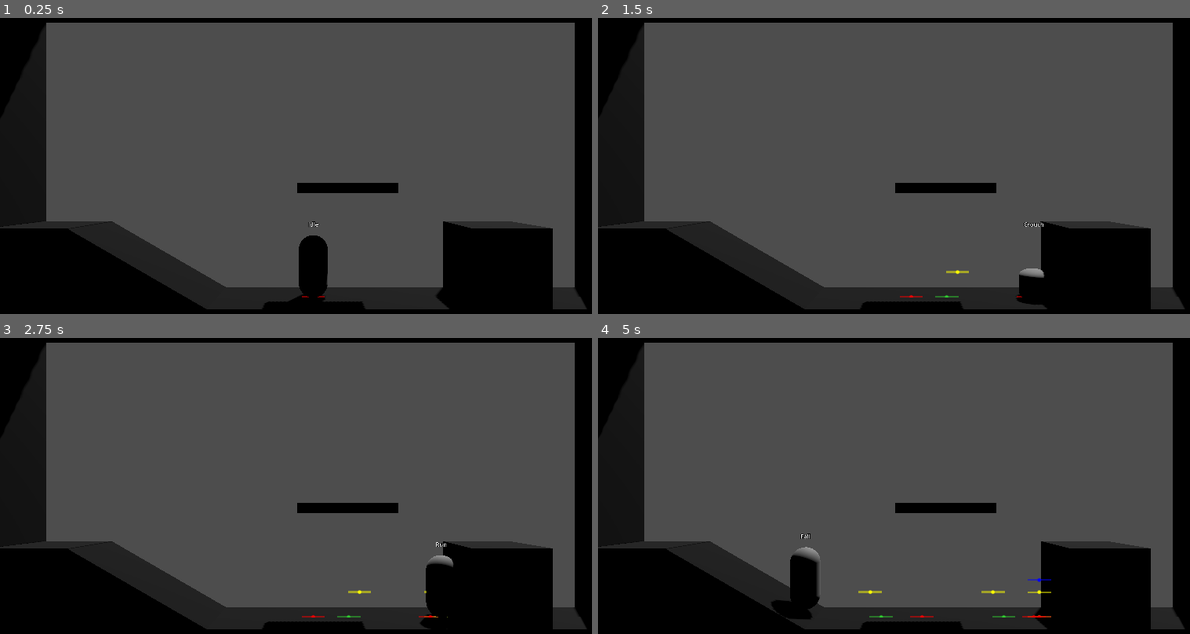
Above: before the commit, frames 1-4 (two rows, left to right).
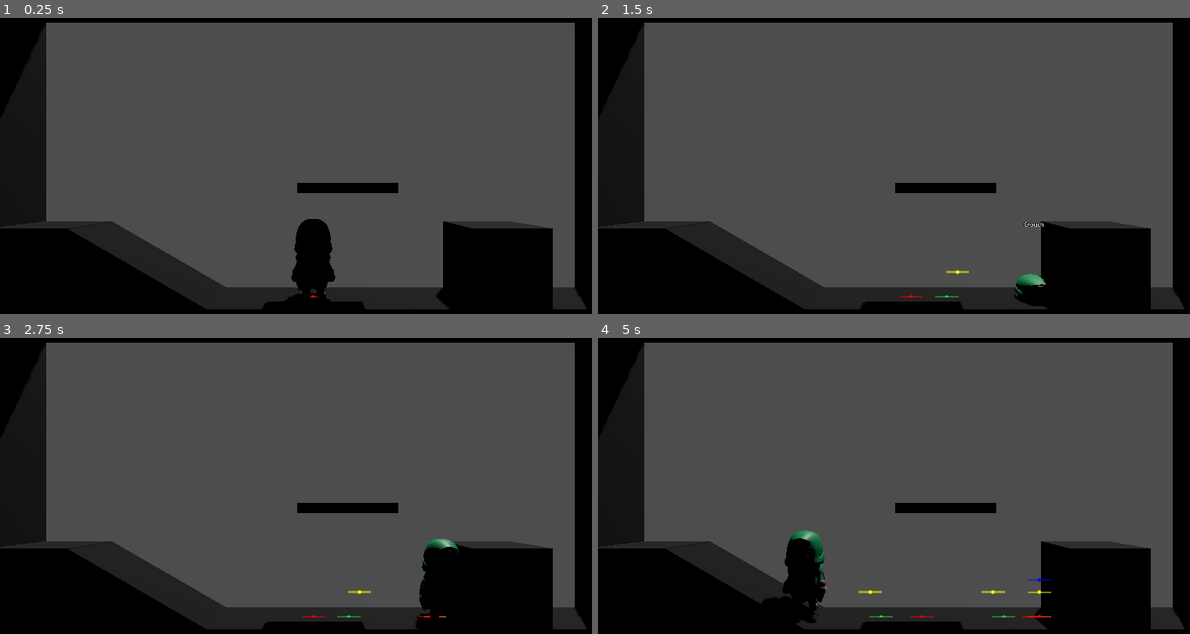
Above: after the commit, the same moments.

Repository: CaptainTiki/CastleMegaTroid
Game: Godot game, scene res://playground.tscn
Two runs of this game, one before a commit and one after it. Both use one fixed random seed, a clock stepped at 60 frames per second and the inputs below.
Inputs:
- Up to frame 1 (0.25 s): no input
- Up to frame 2 (1.5 s): tap Enter at 0.5 s; hold D (right) 0.53-1.28 s; tap Space (jump) at 0.77 s; hold S (down) from 1.28 s (still down)
- Up to frame 3 (2.75 s): tap Space (jump) at 1.52 s; release S (down) at 2.03 s; hold D (right) from 2.03 s (still down)
- Up to frame 4 (5 s): tap Space (jump) at 2.75, 3.02, 3.77, 4.52 s; release D (right) at 2.78 s; hold W (up) 2.78-3.53 s; hold A (left) from 3.53 s (still down)

The runs differ from the first frame. In frame 1, 0.6% of the frame differs, in the area x 47-57%, y 67-96%; in frame 2, 0.3%; in frame 3, 0.5%; in frame 4, 0.9%, in the area x 27-39%, y 64-97%.

Commit message:
Player Mesh

Diff:
--- /dev/null
+++ b/assets/meshes/characters/player/rogue_character.tscn
@@ -0,0 +1,77 @@
+[gd_scene format=3 uid="uid://d10fy0lg64p4d"]
+
+[ext_resource type="PackedScene" uid="uid://qaawakrrym6y" path="res://assets/meshes/characters/player/Rogue.glb" id="1_80f4b"]
+
+[node name="RogueCharacter" unique_id=1976219135 instance=ExtResource("1_80f4b")]
+
+[node name="Skeleton3D" parent="Rogue" parent_id_path=PackedInt32Array(778246442) index="0" unique_id=1346717605]
+bones/0/rotation = Quaternion(-8.557133e-09, 1.2043154e-07, -2.0610973e-15, 1)
+bones/1/position = Vector3(-4.9991875e-22, 0.38535658, 1.7091768e-15)
+bones/1/rotation = Quaternion(0.0037687607, 0.043157466, 0.00016280681, 0.99906117)
+bones/1/scale = Vector3(0.9999999, 1, 0.9999999)
+bones/2/position = Vector3(0.17094508, 0.11358722, 2.4869003e-08)
+bones/2/rotation = Quaternion(0.98980224, 0.057665177, 0.07128227, 0.10901876)
+bones/2/scale = Vector3(0.99999994, 0.9999997, 1.0000013)
+bones/3/position = Vector3(3.4207986e-08, 0.22707759, 2.0907809e-09)
+bones/3/rotation = Quaternion(0.32196084, 7.125533e-08, -2.1633944e-07, 0.9467531)
+bones/3/scale = Vector3(1.0000004, 0.9999999, 1)
+bones/4/position = Vector3(-7.916243e-09, 0.14943704, -1.6324579e-08)
+bones/4/rotation = Quaternion(-0.5626847, -0.112537846, 0.047439866, 0.8176006)
+bones/4/scale = Vector3(1.0000002, 1.0000007, 0.9999993)
+bones/5/position = Vector3(1.5022067e-08, 0.16565005, -4.955892e-09)
+bones/5/rotation = Quaternion(-1.0176625e-06, 0.9202346, -0.39136732, 4.161447e-07)
+bones/5/scale = Vector3(1.0000001, 0.9999975, 1.0000027)
+bones/6/position = Vector3(-0.17094508, 0.11358734, 3.3676066e-09)
+bones/6/rotation = Quaternion(0.9954684, -0.030872757, 0.031062933, 0.08440764)
+bones/6/scale = Vector3(0.9999998, 0.9999997, 1.0000012)
+bones/7/position = Vector3(-9.590471e-09, 0.22707748, -1.4257818e-08)
+bones/7/rotation = Quaternion(0.33251077, -7.341192e-08, 2.3272982e-07, 0.9430995)
+bones/7/scale = Vector3(1, 0.9999998, 1)
+bones/8/position = Vector3(1.6356344e-08, 0.14943703, 7.0378268e-09)
+bones/8/rotation = Quaternion(-0.5911711, 0.11402479, -0.013704315, 0.7983278)
+bones/8/scale = Vector3(0.99999964, 1.0000006, 0.99999917)
+bones/9/position = Vector3(7.2770354e-09, 0.16565001, 2.4832259e-08)
+bones/9/rotation = Quaternion(-8.931782e-05, 0.9202216, -0.39139768, 2.040913e-05)
+bones/9/scale = Vector3(1.0000002, 0.9999978, 1.0000021)
+bones/10/position = Vector3(1.6653345e-16, 0.1919775, -9.367507e-16)
+bones/10/rotation = Quaternion(0.01081061, 3.1077783e-09, 0.0009357404, 0.99994123)
+bones/10/scale = Vector3(1.0000001, 1, 1.0000001)
+bones/11/position = Vector3(1.1102219e-16, 0.37498778, 3.6567967e-15)
+bones/11/rotation = Quaternion(-0.004543645, 5.208877e-09, -0.0003932904, 0.9999897)
+bones/11/scale = Vector3(0.99999994, 0.9999999, 0.99999994)
+bones/12/position = Vector3(5.783729e-11, 0.26879656, -6.470732e-10)
+bones/12/rotation = Quaternion(-0.010609487, -0.031339996, -0.0005840662, 0.99945235)
+bones/12/scale = Vector3(0.9999998, 1, 0.99999994)
+bones/13/position = Vector3(0.21200737, 0.1341321, 8.9202e-08)
+bones/13/rotation = Quaternion(-0.5386621, -0.10447322, -0.7642807, 0.33882695)
+bones/13/scale = Vector3(0.99999934, 0.99999917, 0.9999999)
+bones/14/position = Vector3(4.2567923e-08, 0.24189734, -3.83609e-08)
+bones/14/rotation = Quaternion(2.3174896e-07, 1.8462687e-08, -0.3758468, 0.9266819)
+bones/14/scale = Vector3(1.0000004, 0.9999998, 1.0000001)
+bones/15/position = Vector3(6.7139125e-09, 0.2600438, -8.199005e-08)
+bones/15/rotation = Quaternion(-2.2764013e-07, -2.6413438e-09, 0.026658095, 0.99964464)
+bones/15/scale = Vector3(1.0000001, 0.99999994, 1)
+bones/16/position = Vector3(2.9802305e-08, 0.073825836, 7.823097e-08)
+bones/16/rotation = Quaternion(-0.220511, -0.3436387, 0.17917986, 0.8950877)
+bones/16/scale = Vector3(0.9999999, 1.0000002, 1.0000004)
+bones/17/position = Vector3(1.4266169e-08, 0.096125074, -0.057500023)
+bones/17/rotation = Quaternion(0.002136484, 0.0021363462, -0.69921845, 0.71490175)
+bones/17/scale = Vector3(1.0000001, 1, 1)
+bones/18/position = Vector3(-0.21200734, 0.13413228, 7.003441e-08)
+bones/18/rotation = Quaternion(-0.5651689, 0.034648046, 0.7289636, 0.3847023)
+bones/18/scale = Vector3(0.99999917, 0.9999989, 1)
+bones/19/position = Vector3(-1.2423668e-07, 0.24189733, -5.22592e-08)
+bones/19/rotation = Quaternion(2.1925695e-07, -6.0397363e-09, 0.38917315, 0.92116475)
+bones/19/scale = Vector3(1.0000002, 0.9999996, 1)
+bones/20/position = Vector3(-5.006051e-08, 0.2600439, -2.8129824e-07)
+bones/20/rotation = Quaternion(-2.391134e-07, -8.223895e-09, -0.026658088, 0.99964464)
+bones/20/scale = Vector3(0.9999998, 0.9999998, 0.9999999)
+bones/21/position = Vector3(2.235176e-08, 0.07382588, -6.332993e-08)
+bones/21/rotation = Quaternion(-0.2109025, 0.38019195, -0.13269714, 0.89071083)
+bones/21/scale = Vector3(0.9999995, 0.99999994, 1.0000005)
+bones/22/position = Vector3(-3.1763026e-08, 0.096125245, -0.05750002)
+bones/22/rotation = Quaternion(0.0021364996, -0.0021363318, 0.69921845, 0.71490175)
+bones/22/scale = Vector3(1, 1.0000001, 1.0000001)
+
+[node name="AnimationPlayer" parent="." index="1" unique_id=199680336]
+autoplay = &"Idle_A"
--- a/player/player.gd
+++ b/player/player.gd
@@ -14,7 +14,7 @@
 #region /// Node References ///
 @onready var standing_collision_shape: CollisionShape3D = %StandingCollisionShape
 @onready var crouching_collision_shape: CollisionShape3D = %CrouchingCollisionShape
-@onready var mesh_instance: MeshInstance3D = $MeshInstance
+@onready var mesh_instance: Node3D = $CharacterScene
 @onready var fall_raycast: RayCast3D = %FallRaycast
 #endregion
 
--- a/player/player.tscn
+++ b/player/player.tscn
@@ -1,6 +1,7 @@
 [gd_scene format=3 uid="uid://5crhnglncl2x"]
 
 [ext_resource type="Script" uid="uid://dyb5pvuccqumt" path="res://player/player.gd" id="1_oul6g"]
+[ext_resource type="PackedScene" uid="uid://d10fy0lg64p4d" path="res://assets/meshes/characters/player/rogue_character.tscn" id="2_boad6"]
 [ext_resource type="Script" uid="uid://2ad6xpyaxx5g" path="res://player/states/idle.gd" id="2_g1dw6"]
 [ext_resource type="Script" uid="uid://b8i55q62wumnx" path="res://player/states/run.gd" id="3_yw30f"]
 [ext_resource type="Script" uid="uid://bt1hblc1koskn" path="res://player/states/jump.gd" id="4_qjkh3"]
@@ -15,15 +16,13 @@
 radius = 0.4
 height = 1.0
 
-[sub_resource type="CapsuleMesh" id="CapsuleMesh_bhunq"]
-radius = 0.4
-height = 1.7
-
 [node name="Player" type="CharacterBody3D" unique_id=1273615478]
 collision_layer = 256
 collision_mask = 3
 axis_lock_linear_z = true
 script = ExtResource("1_oul6g")
+
+[node name="CharacterScene" parent="." unique_id=1976219135 instance=ExtResource("2_boad6")]
 
 [node name="StandingCollisionShape" type="CollisionShape3D" parent="." unique_id=1455030624]
 unique_name_in_owner = true
@@ -34,10 +33,6 @@
 unique_name_in_owner = true
 transform = Transform3D(1, 0, 0, 0, 1, 0, 0, 0, 1, 0, 0.5, 0)
 shape = SubResource("CapsuleShape3D_bhunq")
-
-[node name="MeshInstance" type="MeshInstance3D" parent="." unique_id=1053618604]
-transform = Transform3D(1, 0, 0, 0, 1, 0, 0, 0, 1, 0, 0.85, 0)
-mesh = SubResource("CapsuleMesh_bhunq")
 
 [node name="States" type="Node" parent="." unique_id=640858217]
 
Binary file added: .blender/Rig_Medium_CombatMelee.glb
Binary file added: .blender/Rig_Medium_CombatRanged.glb
Binary file added: .blender/Rig_Medium_General.glb
Binary file added: .blender/Rig_Medium_MovementAdvanced.glb
Binary file added: .blender/Rig_Medium_MovementBasic.glb
Binary file added: .blender/Rig_Medium_Simulation.glb
Binary file added: .blender/Rig_Medium_Special.glb
Binary file added: .blender/Rig_Medium_Tools.glb
Binary file added: .blender/Rogue_Hooded.glb
Binary file added: .blender/rogue_texture.png
Binary file added: assets/meshes/characters/player/Rogue.glb
Not shown, added: assets/meshes/characters/player/Rogue.glb.import
(and 4 more such lines)
